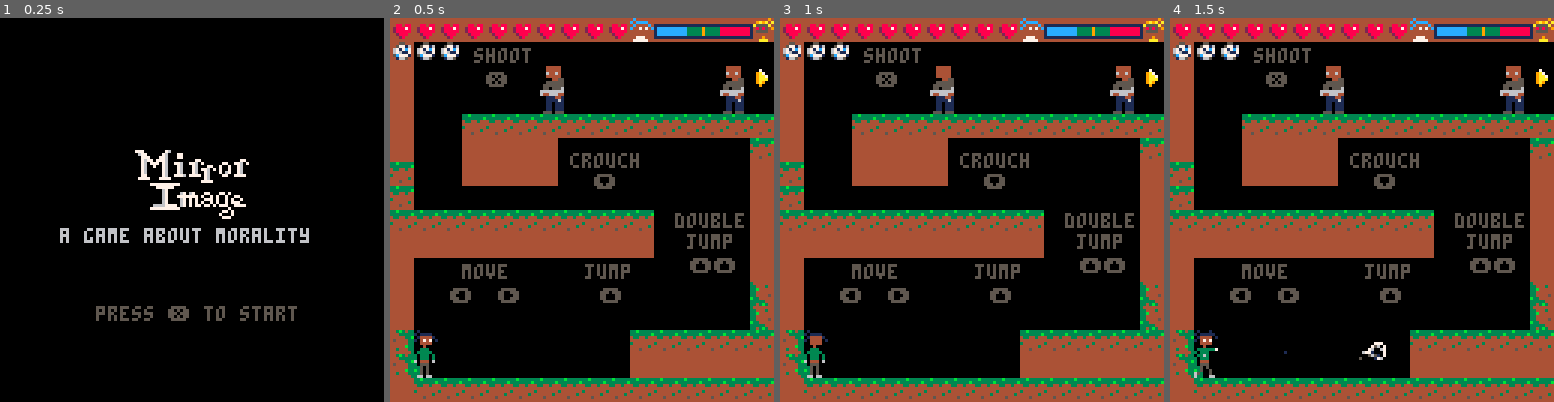
Above: before the commit, frames 1-4 (left to right).
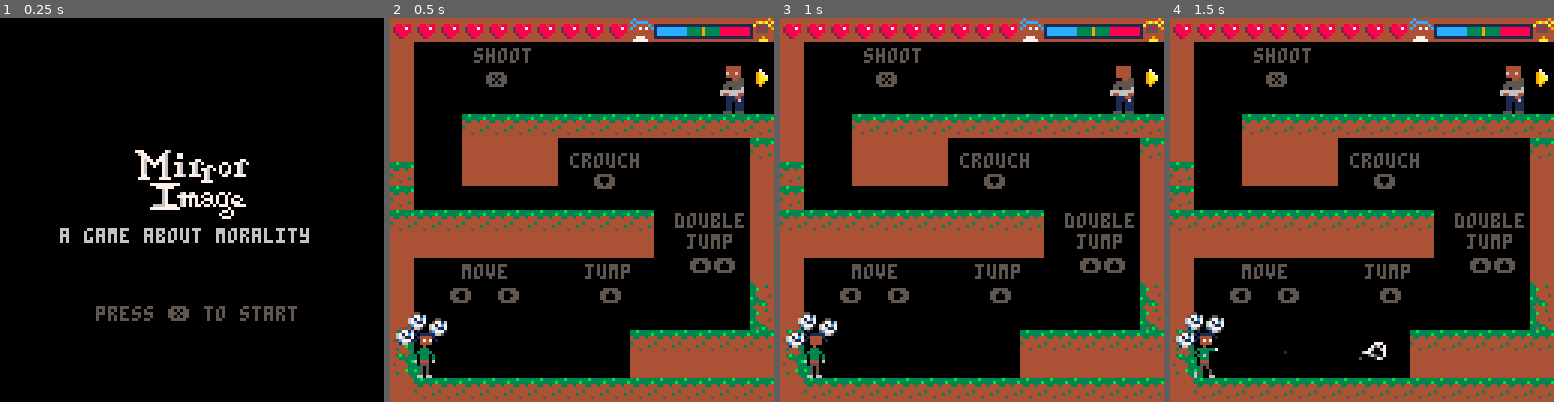
Above: after the commit, the same moments.

Repository: xMunchy/Mirror_Image
Game: PICO-8 cartridge prog.p8
Same seed, same stepped clock (60 frames per second), same inputs: the game is played once before the commit and once after it.
Inputs:
- Up to frame 1 (0.25 s): no input
- Up to frame 2 (0.5 s): tap X (X key) at 0.33 s
- Up to frame 3 (1 s): tap O (Z key) at 0.7 s
- Up to frame 4 (1.5 s): tap X (X key) at 1.07 s

Frame 1 is identical in both runs. In frame 2, 1.6% of the frame differs, in the area x 0-46%, y 6-86%; in frame 3, 1.6%, in the area x 0-91%, y 6-86%; in frame 4, 1.6%.

Commit message:
impl a lot lol look at description Added "just died" death cries Added angel kill counter Fix random enemy moving bug fix morality bug betw lvl 3 and 4 add level transition screens add heart collectibles

Diff:
--- a/prog.p8
+++ b/prog.p8
@@ -7,6 +7,7 @@
 --init
 function _init()
   -- game variables --
+  music(1)
   modes = {"title","game","over"}
   game = modes[1]
   menuitem(1,"switch level", function() toggle_level() end)
@@ -21,6 +22,9 @@
   y = {104,24,96,104,104,-1,88,-1,0,88,-1,0}
   lvl_switched = false
   lvl_dt = 0
+  lvl_transition = 0
+  lvl_transition_dur = 3
+  lvl_transition_t = 0
   text_prevt = time() + rnd(10)
   text_dur = 2
   speaker = null
@@ -29,6 +33,11 @@
   killtext_t = 0
   killtext_dur = 2
   killmsg = null
+  killed_speaker = null
+  killed_speakt = -1
+  killed_speak_dur = 2
+  killed_msg = null
+
   neutral_text = {
           "hmm...",
           ":|",
@@ -63,21 +72,32 @@
   }
   text = {neutral_text,evil_text,good_text}
   killed_text = {
-        "oh no!",
+        "no!",
         "d:",
         "jeff!!",
         "kyle!!",
         "aaron!!",
+        "andy!!",
+        "jack!!",
+        "bill!!",
+        "bob!!",
         "killer!!",
         "man down!",
-        "mayday!",
-        "help!",
+        "backup!",
+        "noooo!",
         "no!!",
-        "why?",
         "stop!"
   }
-
-  music(1)
+  just_died_text = {
+      "augh!",
+      "eugh!",
+      "hnnngh",
+      "oh",
+      "rip",
+      "gah!",
+      "hello darkness my old friend",
+      "my leg!"
+  }
 
   -- player static variables --
   player = {}
@@ -199,6 +219,22 @@
  blast.wait = 0.5 --time between blasts
  blast.prevt = 0
 
+ --floats around player, indicates ammo
+ blast_belt = {{},{},{}}
+ blast_belt[1].x = -7
+ blast_belt[1].y = 0
+ blast_belt[1].pos = 0
+ blast_belt[2].x = -3
+ blast_belt[2].y = -5
+ blast_belt[2].pos = 1
+ blast_belt[3].x = 4
+ blast_belt[3].y = 3
+ blast_belt[3].pos = 2
+ blast_belt.positions = {-1,0,1,0,-1}
+ blast_belt.t = 0
+ blast_belt.dur = 0.5
+ blast_belt.switched = false
+
  --paths for enemies to travel
  path1 = {120,-120}
  path2 = {48,-48}
@@ -294,10 +330,9 @@
   if lvl==2 then --entering game, exiting tutorial, reset morality
     player.morality = 0
     player.hp = player.max_hp
-    player.lvl_killc = 0
   elseif lvl==1 then --start morality tutorial
     player.morality = -3
-    player.lvl_killc = 0
+    if(not toggled) player.lvl_killc = 0
   end
   --determine level based on morality
   branch = update_morality()
@@ -305,18 +340,20 @@
     lvl -= 1
     player.x = 120
   elseif lvl==4 or lvl==6 then --branching
-    player.morality -= lvl_kill_cap - player.lvl_killc
     if branch=="good" then
       lvl = 7
-      player.lvl_killc = 0
     elseif branch=="neutral" then
       lvl = 5
-      player.lvl_killc = 0
       spawn()
     else --branch = evil
       lvl = 10
+    end
+    if not toggled then
+      player.morality -= lvl_kill_cap - player.lvl_killc
       player.lvl_killc = 0
-    end
+      lvl_transition_t = time() + lvl_transition_dur
+    end
+    lvl_transition += 1
     player.x = x[lvl]
     player.y = y[lvl]
   elseif dir=="down" then --falling
@@ -328,14 +365,22 @@
     if(lvl==12) lvl=11
     player.y = 120
   else --not branching
-    if(lvl==3) player.lvl_killc = 0
     lvl += 1
     if(x[lvl]!=-1) player.x = x[lvl]
     if(y[lvl]!=-1) player.y = y[lvl]
+    if lvl==3 or lvl==4 then
+      lvl_transition += 1
+      if not toggled then
+        player.morality -= lvl_kill_cap - player.lvl_killc
+        player.lvl_killc = 0
+        lvl_transition_t = time() + lvl_transition_dur
+      end
+    end
   end
   for i=1,#enemy[lvl] do --reset move timer for enemies
-    enemy[lvl][i].move_prevt = time()
-  end
+    enemy[lvl][i].prev_t = time()
+  end
+  update_morality()
   player.s = sprites[player.morality_sp][1] --idle --player.stand_s
 end
 
@@ -345,7 +390,6 @@
 function spawn()
   enemy = {}
   enemy[1] = {} --tutorial p1
-  make_enemy(1,50,16,false,nopath)
   make_enemy(1,110,16,false,nopath)
   enemy[2] = {} --tutorial p2
   make_enemy(1,96,24,false,nopath)
@@ -561,10 +605,14 @@
     end
   end
   killmsg = killed_text[flr(rnd(#killed_text))+1]
+
+  killed_speaker = enemy[lvl][e]
+  killed_speakt = time() + killed_speak_dur
+  killed_msg = just_died_text[flr(rnd(#just_died_text))+1]
   enemy_dialogue()
   player.morality += 1
   player.lvl_killc += 1
-  if(levels[lvl]==19) player.morality+=4 update_morality()
+  if(levels[lvl]==19) player.morality+=2 update_morality()
 end
 
 --[[
@@ -698,19 +746,53 @@
 end
 
 function display_attr()
-  for i=1,player.max_hp do
+  for i=1,player.max_hp do --hp
     if i<= player.hp then
       spr(health_sp[1],(i-1)*8,2)
     else
       spr(health_sp[2],(i-1)*8,2)
     end
   end
+  -- --kill limit
+  -- for i=1,kill_limit do
+  --   if i <= kill_limit-player.lvl_killc then
+  --     spr(blast_sp[1],(i-1)*8,8)
+  --   else
+  --     spr(blast_sp[2],(i-1)*8,8)
+  --   end
+  -- end
   --kill limit
-  for i=1,kill_limit do
+  if time() >= blast_belt.t and not blast_belt.switched then
+    blast_belt.t = time() + blast_belt.dur
+    blast_belt.switched = true
+    for i=1,#blast_belt do
+      blast_belt[i].addx = rnd(2)-1
+      blast_belt[i].addy = rnd(2)-1
+    end
+  elseif blast_belt.switched and
+         time() >= blast_belt.t then
+    blast_belt.switched = false
+    blast_belt.t = time() + blast_belt.dur
+    for i=1,#blast_belt do
+      blast_belt[i].addx = 0
+      blast_belt[i].addy = 0
+    end
+  end
+  if player.flipped then
+    blast_belt[1].x = 7 + blast_belt[1].addx
+    blast_belt[2].x = 3 + blast_belt[2].addx
+    blast_belt[3].x = -4 + blast_belt[3].addx
+  else
+    blast_belt[1].x = -7 + blast_belt[1].addx
+    blast_belt[2].x = -3 + blast_belt[2].addx
+    blast_belt[3].x = 4 + blast_belt[3].addx
+  end
+  blast_belt[1].y = blast_belt[1].addy
+  blast_belt[2].y = -6 + blast_belt[2].addy
+  blast_belt[3].y = -4 + blast_belt[3].addy
+  for i=1,#blast_belt do
     if i <= kill_limit-player.lvl_killc then
-      spr(blast_sp[1],(i-1)*8,8)
-    else
-      spr(blast_sp[2],(i-1)*8,8)
+      spr(blast_sp[1],player.x+blast_belt[i].x,player.y+blast_belt[i].y)
     end
   end
   --morality bar
@@ -746,6 +828,14 @@
     new_level(false,"up")
   else
     lvl_switched = false
+  end
+  --also, check for heart collectible cause why not
+  if mget(player.x/8+16*(levels[lvl]%8),player.y/8+flr(levels[lvl]/8)*16)==44 then
+    mset(player.x/8+16*(levels[lvl]%8),player.y/8+flr(levels[lvl]/8)*16,0)
+    player.hp +=1
+  elseif mget(player.x/8+16*(levels[lvl]%8),(player.y+8)/8+flr(levels[lvl]/8)*16)==44 then
+    mset(player.x/8+16*(levels[lvl]%8),(player.y+8)/8+flr(levels[lvl]/8)*16,0)
+    player.hp +=1
   end
 end
 
@@ -979,6 +1069,9 @@
     enemy[lvl][killspeaker].wait_start = time()
     enemy[lvl][killspeaker].waiting = true
   end
+  if time() < killed_speakt then
+    print(killed_msg,killed_speaker.x+4-2*#killed_msg,killed_speaker.y-6,6)
+  end
 end
 
 function display_enemy_bullet()
@@ -1253,7 +1346,12 @@
   --     prev_t = time()
   --     new_level(x[lvl+1],y[lvl+1],false)
   --   end
-elseif game=="game" then
+  elseif time() < lvl_transition_t then
+    prev_t = time()
+    for i=1,#enemy[lvl] do
+      enemy[lvl][i].prev_t = time()
+    end
+  elseif game=="game" then
     dt = time() - prev_t
     distance = flr(player.speed*dt)
     if(distance>0) prev_t = time()
@@ -1395,7 +1493,10 @@
   --   print("   z   to shoot.",15,60,7)
   --   print("you can only kill 3 people.",10,80,7)
   --   print("press z to continue.",24,115,5)
-elseif game=="game" then --game
+  elseif time() < lvl_transition_t then
+    local m = "level "..lvl_transition
+    print(m,64-2*#m,60,7)
+  elseif game=="game" then --game
     display_map()
     if levels[lvl]==0 then --tutorial level
       print(" move",20,82,5)
